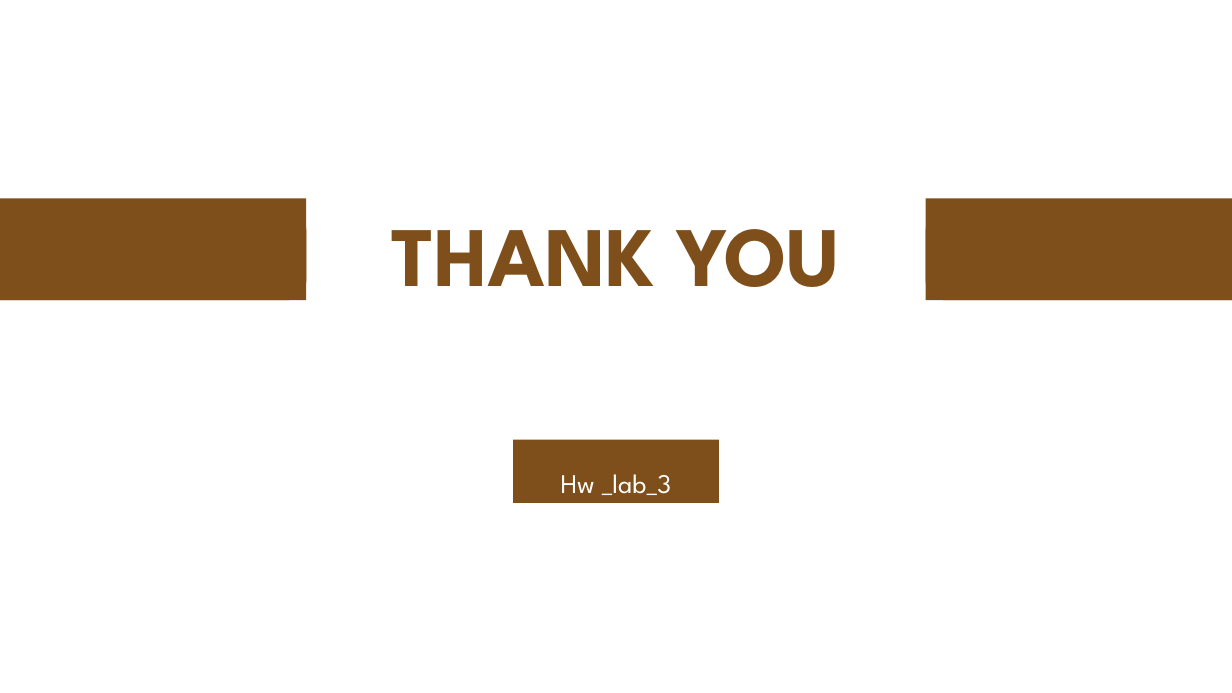
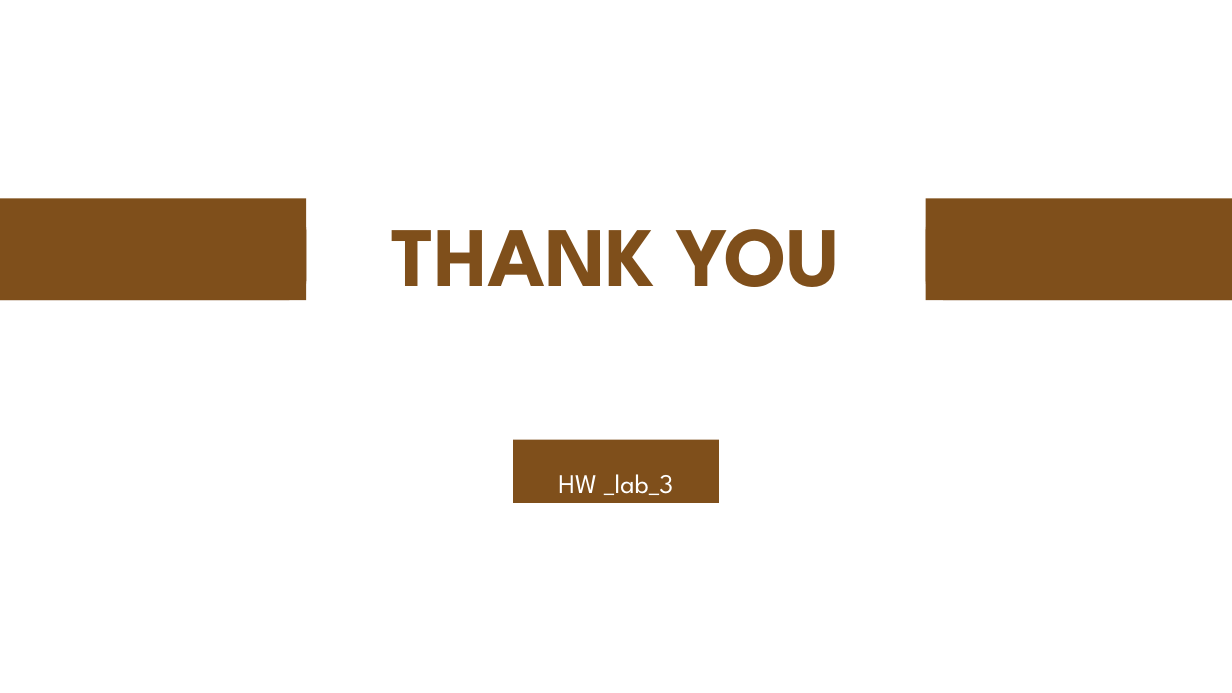
Before and after one commit to re6-25/softwareEngineer_Reem_AL-waeel, a slide deck: slide 8 of labs/lab 3/Reem Taher hw _lab 3.pptx. Drawn at 1232x693 pixels with LibreOffice and Linux fonts; fonts in the diff are those of the drawing; background and template pictures are left out. Boxes give left, top, right and bottom in pixels: in the first picture for what was removed or moved away, otherwise in the second. Text is boxed around its words. In the diff, an @@ line names an element or a change of style, - is before the commit and + after.

```diff
--- a/labs/lab 3/Reem Taher hw _lab 3.pptx
+++ b/labs/lab 3/Reem Taher hw _lab 3.pptx
@@ text at (558, 474, 674, 495): text changed @@
-Hw _lab_3
+HW _lab_3
```
Also in this commit, not shown: 5 other slides changed, 2 other files.
